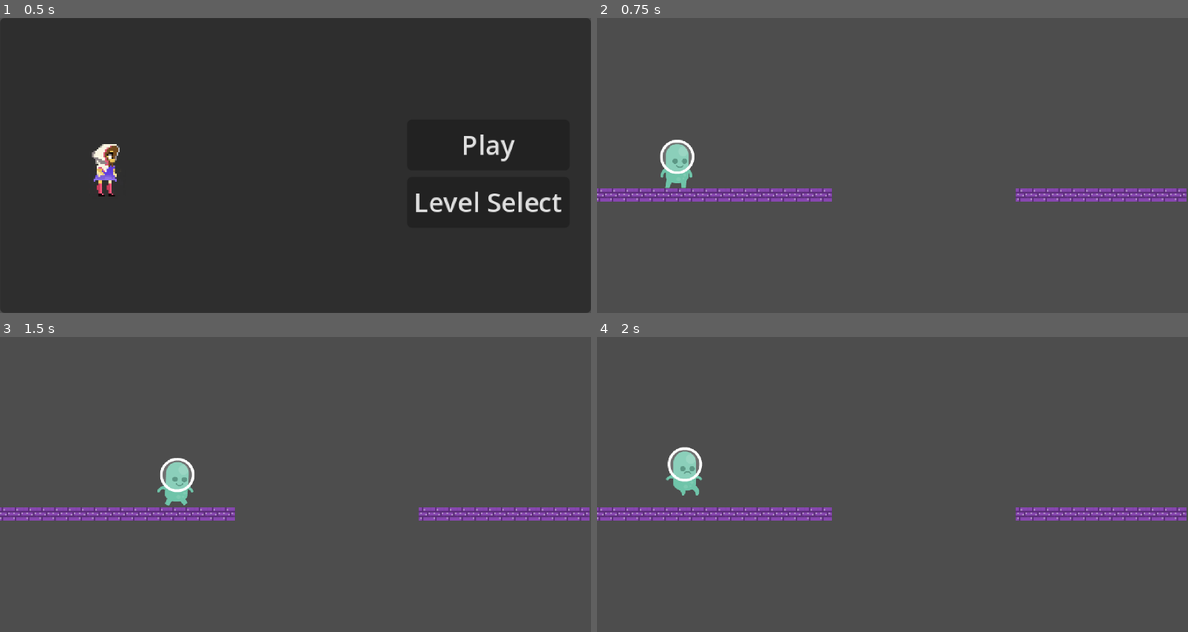
Above: before the commit, frames 1-4 (two rows, left to right).
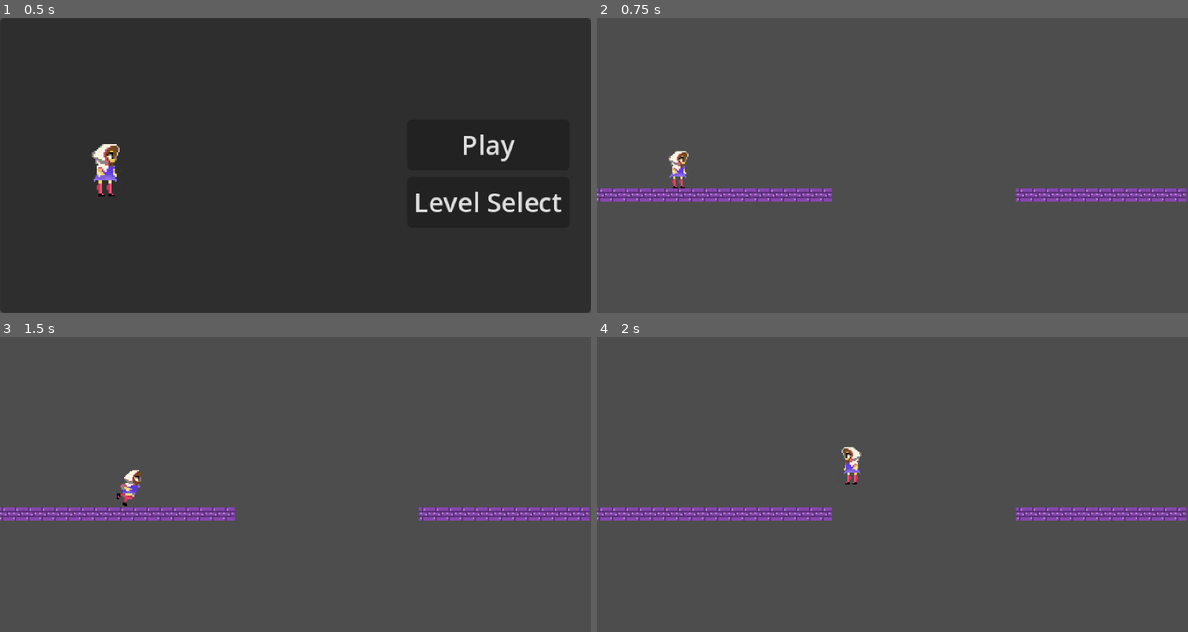
Above: after the commit, the same moments.

Repository: gunarp/gmtk-game-jam
Game: Godot game, scene res://Scenes/main.tscn
Same seed, same stepped clock (60 frames per second), same inputs: the game is played once before the commit and once after it.
Inputs:
- Up to frame 1 (0.5 s): no input
- Up to frame 2 (0.75 s): click "Play" at 0.5 s
- Up to frame 3 (1.5 s): hold D (move_right) from 1.28 s (still down); tap J (dash, bound only after the commit) at 1.35 s
- Up to frame 4 (2 s): keep holding D (move_right); tap Space (jump) at 1.52, 1.55, 1.82 s

Frame 1 is identical in both runs. In frame 2, 0.8% of the frame differs, in the area x 10-17%, y 41-58%; in frame 3, 1.0%, in the area x 19-33%, y 41-58%; in frame 4, 1.0%.

Commit message:
replace placehodler with playe rsprite

Diff:
--- a/Scenes/Levels/test_level_tiles.tscn
+++ b/Scenes/Levels/test_level_tiles.tscn
@@ -10,63 +10,3 @@
 
 [node name="Player" parent="." index="2"]
 position = Vector2(49, 81)
-
-[connection signal="body_entered" from="ForegroundLayer/DeathZone" to="ForegroundLayer/DeathZone" method="_on_body_entered"]
-[connection signal="body_entered" from="ForegroundLayer/@Area2D@273531" to="ForegroundLayer/@Area2D@273531" method="_on_body_entered"]
-[connection signal="body_entered" from="ForegroundLayer/@Area2D@273532" to="ForegroundLayer/@Area2D@273532" method="_on_body_entered"]
-[connection signal="body_entered" from="ForegroundLayer/@Area2D@273533" to="ForegroundLayer/@Area2D@273533" method="_on_body_entered"]
-[connection signal="body_entered" from="ForegroundLayer/@Area2D@273534" to="ForegroundLayer/@Area2D@273534" method="_on_body_entered"]
-[connection signal="body_entered" from="ForegroundLayer/@Area2D@273535" to="ForegroundLayer/@Area2D@273535" method="_on_body_entered"]
-[connection signal="body_entered" from="ForegroundLayer/@Area2D@273536" to="ForegroundLayer/@Area2D@273536" method="_on_body_entered"]
-[connection signal="body_entered" from="ForegroundLayer/@Area2D@273537" to="ForegroundLayer/@Area2D@273537" method="_on_body_entered"]
-[connection signal="body_entered" from="ForegroundLayer/@Area2D@273538" to="ForegroundLayer/@Area2D@273538" method="_on_body_entered"]
-[connection signal="body_entered" from="ForegroundLayer/@Area2D@273539" to="ForegroundLayer/@Area2D@273539" method="_on_body_entered"]
-[connection signal="body_entered" from="ForegroundLayer/@Area2D@273540" to="ForegroundLayer/@Area2D@273540" method="_on_body_entered"]
-[connection signal="body_entered" from="ForegroundLayer/@Area2D@273541" to="ForegroundLayer/@Area2D@273541" method="_on_body_entered"]
-[connection signal="body_entered" from="ForegroundLayer/@Area2D@273542" to="ForegroundLayer/@Area2D@273542" method="_on_body_entered"]
-[connection signal="body_entered" from="ForegroundLayer/@Area2D@273543" to="ForegroundLayer/@Area2D@273543" method="_on_body_entered"]
-[connection signal="body_entered" from="ForegroundLayer/@Area2D@273544" to="ForegroundLayer/@Area2D@273544" method="_on_body_entered"]
-[connection signal="body_entered" from="ForegroundLayer/@Area2D@273545" to="ForegroundLayer/@Area2D@273545" method="_on_body_entered"]
-[connection signal="body_entered" from="ForegroundLayer/@Area2D@273546" to="ForegroundLayer/@Area2D@273546" method="_on_body_entered"]
-[connection signal="body_entered" from="ForegroundLayer/@Area2D@273547" to="ForegroundLayer/@Area2D@273547" method="_on_body_entered"]
-[connection signal="body_entered" from="ForegroundLayer/@Area2D@273548" to="ForegroundLayer/@Area2D@273548" method="_on_body_entered"]
-[connection signal="body_entered" from="ForegroundLayer/@Area2D@273549" to="ForegroundLayer/@Area2D@273549" method="_on_body_entered"]
-[connection signal="body_entered" from="ForegroundLayer/@Area2D@273550" to="ForegroundLayer/@Area2D@273550" method="_on_body_entered"]
-[connection signal="body_entered" from="ForegroundLayer/@Area2D@273551" to="ForegroundLayer/@Area2D@273551" method="_on_body_entered"]
-[connection signal="body_entered" from="ForegroundLayer/@Area2D@273552" to="ForegroundLayer/@Area2D@273552" method="_on_body_entered"]
-[connection signal="body_entered" from="ForegroundLayer/@Area2D@273553" to="ForegroundLayer/@Area2D@273553" method="_on_body_entered"]
-[connection signal="body_entered" from="ForegroundLayer/@Area2D@273554" to="ForegroundLayer/@Area2D@273554" method="_on_body_entered"]
-[connection signal="body_entered" from="ForegroundLayer/@Area2D@273555" to="ForegroundLayer/@Area2D@273555" method="_on_body_entered"]
-[connection signal="body_entered" from="ForegroundLayer/@Area2D@273556" to="ForegroundLayer/@Area2D@273556" method="_on_body_entered"]
-[connection signal="body_entered" from="ForegroundLayer/@Area2D@273557" to="ForegroundLayer/@Area2D@273557" method="_on_body_entered"]
-[connection signal="body_entered" from="ForegroundLayer/@Area2D@273558" to="ForegroundLayer/@Area2D@273558" method="_on_body_entered"]
-[connection signal="body_entered" from="ForegroundLayer/@Area2D@273559" to="ForegroundLayer/@Area2D@273559" method="_on_body_entered"]
-[connection signal="body_entered" from="ForegroundLayer/@Area2D@273560" to="ForegroundLayer/@Area2D@273560" method="_on_body_entered"]
-[connection signal="body_entered" from="ForegroundLayer/@Area2D@273561" to="ForegroundLayer/@Area2D@273561" method="_on_body_entered"]
-[connection signal="body_entered" from="ForegroundLayer/@Area2D@273562" to="ForegroundLayer/@Area2D@273562" method="_on_body_entered"]
-[connection signal="body_entered" from="ForegroundLayer/@Area2D@273563" to="ForegroundLayer/@Area2D@273563" method="_on_body_entered"]
-[connection signal="body_entered" from="ForegroundLayer/@Area2D@273564" to="ForegroundLayer/@Area2D@273564" method="_on_body_entered"]
-[connection signal="body_entered" from="ForegroundLayer/@Area2D@273565" to="ForegroundLayer/@Area2D@273565" method="_on_body_entered"]
-[connection signal="body_entered" from="ForegroundLayer/@Area2D@273566" to="ForegroundLayer/@Area2D@273566" method="_on_body_entered"]
-[connection signal="body_entered" from="ForegroundLayer/@Area2D@273567" to="ForegroundLayer/@Area2D@273567" method="_on_body_entered"]
-[connection signal="body_entered" from="ForegroundLayer/@Area2D@273568" to="ForegroundLayer/@Area2D@273568" method="_on_body_entered"]
-[connection signal="body_entered" from="ForegroundLayer/@Area2D@273569" to="ForegroundLayer/@Area2D@273569" method="_on_body_entered"]
-[connection signal="body_entered" from="ForegroundLayer/@Area2D@273570" to="ForegroundLayer/@Area2D@273570" method="_on_body_entered"]
-[connection signal="body_entered" from="ForegroundLayer/@Area2D@273571" to="ForegroundLayer/@Area2D@273571" method="_on_body_entered"]
-[connection signal="body_entered" from="ForegroundLayer/@Area2D@273572" to="ForegroundLayer/@Area2D@273572" method="_on_body_entered"]
-[connection signal="body_entered" from="ForegroundLayer/@Area2D@273573" to="ForegroundLayer/@Area2D@273573" method="_on_body_entered"]
-[connection signal="body_entered" from="ForegroundLayer/@Area2D@273574" to="ForegroundLayer/@Area2D@273574" method="_on_body_entered"]
-[connection signal="body_entered" from="ForegroundLayer/@Area2D@273575" to="ForegroundLayer/@Area2D@273575" method="_on_body_entered"]
-[connection signal="body_entered" from="ForegroundLayer/@Area2D@273576" to="ForegroundLayer/@Area2D@273576" method="_on_body_entered"]
-[connection signal="body_entered" from="ForegroundLayer/@Area2D@273577" to="ForegroundLayer/@Area2D@273577" method="_on_body_entered"]
-[connection signal="body_entered" from="ForegroundLayer/@Area2D@273578" to="ForegroundLayer/@Area2D@273578" method="_on_body_entered"]
-[connection signal="body_entered" from="ForegroundLayer/@Area2D@273579" to="ForegroundLayer/@Area2D@273579" method="_on_body_entered"]
-[connection signal="body_entered" from="ForegroundLayer/@Area2D@273580" to="ForegroundLayer/@Area2D@273580" method="_on_body_entered"]
-[connection signal="body_entered" from="ForegroundLayer/@Area2D@273581" to="ForegroundLayer/@Area2D@273581" method="_on_body_entered"]
-[connection signal="body_entered" from="ForegroundLayer/@Area2D@273582" to="ForegroundLayer/@Area2D@273582" method="_on_body_entered"]
-[connection signal="body_entered" from="ForegroundLayer/@Area2D@273583" to="ForegroundLayer/@Area2D@273583" method="_on_body_entered"]
-[connection signal="body_entered" from="ForegroundLayer/@Area2D@273584" to="ForegroundLayer/@Area2D@273584" method="_on_body_entered"]
-[connection signal="body_entered" from="ForegroundLayer/@Area2D@273585" to="ForegroundLayer/@Area2D@273585" method="_on_body_entered"]
-[connection signal="body_entered" from="ForegroundLayer/@Area2D@273586" to="ForegroundLayer/@Area2D@273586" method="_on_body_entered"]
-[connection signal="body_entered" from="ForegroundLayer/@Area2D@273587" to="ForegroundLayer/@Area2D@273587" method="_on_body_entered"]
-[connection signal="body_entered" from="ForegroundLayer/@Area2D@273588" to="ForegroundLayer/@Area2D@273588" method="_on_body_entered"]
--- a/Scenes/Player/player.gd
+++ b/Scenes/Player/player.gd
@@ -6,8 +6,6 @@
 
 
 #Taken from Kids Can Code - https://kidscancode.org/godot_recipes/4.x/2d/platform_character/index.html
-
-# @onready var camera: Camera2D = $Camera2D
 
 @export_range(0.0, 1.0) var friction = 0.1
 @export_range(0.0, 1.0) var acceleration = 0.25
@@ -27,7 +25,6 @@
   super ()
   %CoyoteTimer.wait_time = coyote_frames / 60.
   %JumpBufferTimer.wait_time = jump_time_frames / 60.
-  # SceneTransition.target = self
 
 
 func handle_animation(_delta):
@@ -59,6 +56,7 @@
   # Handle Jump.
 
   handle_jump()
+  handle_dash()
 
   # Get the input direction and handle the movement/deceleration.
   var direction = Input.get_axis("move_left", "move_right")
@@ -79,6 +77,11 @@
     if coyote:
       coyote = false
 
+func handle_dash():
+  pass
+
+  # if Input.is_action_just_pressed("dash"):
+  #   var dash_dir = vector2()
 
 func handle_cols():
   super ()
--- a/Scenes/Player/player.tscn
+++ b/Scenes/Player/player.tscn
@@ -1,28 +1,30 @@
-[gd_scene load_steps=18 format=3 uid="uid://dk6a56e3n3mbc"]
+[gd_scene load_steps=17 format=3 uid="uid://dk6a56e3n3mbc"]
 
 [ext_resource type="PackedScene" uid="uid://cupi7qpibwqb1" path="res://Scenes/Virtual/actor.tscn" id="1_xtkr7"]
 [ext_resource type="Script" uid="uid://5igxx24o7jgk" path="res://Scenes/Player/player.gd" id="2_5gwpl"]
-[ext_resource type="Texture2D" uid="uid://c8dwd60f35vms" path="res://Assets/Player/old/p1_stand.png" id="3_bkssa"]
-[ext_resource type="Texture2D" uid="uid://btyqfdh3sw080" path="res://Assets/Player/old/p1_hurt.png" id="4_dxnfb"]
-[ext_resource type="Texture2D" uid="uid://kkorvrbhgs2j" path="res://Assets/Player/old/walk/p1_walk01.png" id="4_ov4l0"]
-[ext_resource type="Texture2D" uid="uid://bg7w40qiq40eh" path="res://Assets/Player/old/p1_jump.png" id="5_381ol"]
-[ext_resource type="Texture2D" uid="uid://bpuen0l3oje0j" path="res://Assets/Player/old/walk/p1_walk02.png" id="5_tiepq"]
-[ext_resource type="Texture2D" uid="uid://b324l45a1vn1a" path="res://Assets/Player/old/walk/p1_walk03.png" id="6_2mlv0"]
-[ext_resource type="Texture2D" uid="uid://ctxr2g4xkrq4m" path="res://Assets/Player/old/walk/p1_walk04.png" id="7_kjal2"]
-[ext_resource type="Texture2D" uid="uid://cku0flysvjd35" path="res://Assets/Player/old/walk/p1_walk05.png" id="8_l32pm"]
-[ext_resource type="Texture2D" uid="uid://fqc5ncpsbna4" path="res://Assets/Player/old/walk/p1_walk06.png" id="9_q2yl5"]
-[ext_resource type="Texture2D" uid="uid://tcapj3gl3trt" path="res://Assets/Player/old/walk/p1_walk07.png" id="10_cxfx5"]
-[ext_resource type="Texture2D" uid="uid://3k6xckrq1ddr" path="res://Assets/Player/old/walk/p1_walk10.png" id="11_djo24"]
-[ext_resource type="Texture2D" uid="uid://oskjfdq2ento" path="res://Assets/Player/old/walk/p1_walk11.png" id="12_xmdyi"]
+[ext_resource type="Texture2D" uid="uid://cf8k66156ylwv" path="res://Assets/Player/idle_right_1.png" id="3_r5xpd"]
+[ext_resource type="Texture2D" uid="uid://sxfqxicgxxcq" path="res://Assets/Player/idle_right_2.png" id="4_ks1b7"]
+[ext_resource type="Texture2D" uid="uid://bwodp4w6swaf4" path="res://Assets/Player/idle_left_1.png" id="5_qr1w5"]
+[ext_resource type="Texture2D" uid="uid://bum2d0x3d1akp" path="res://Assets/Player/walk_right_1.png" id="5_rqdc0"]
+[ext_resource type="Texture2D" uid="uid://bgywfdlk0ty1i" path="res://Assets/Player/walk_right_2.png" id="6_qr1w5"]
+[ext_resource type="Texture2D" uid="uid://bvc8x8i2wry2j" path="res://Assets/Player/walk_right_3.png" id="7_ythyg"]
+[ext_resource type="Texture2D" uid="uid://bbauacblqp7r4" path="res://Assets/Player/walk_right_4.png" id="8_bmb2s"]
+[ext_resource type="Texture2D" uid="uid://c5c1igig2kubn" path="res://Assets/Player/walk_right_5.png" id="9_ur3l4"]
+[ext_resource type="Texture2D" uid="uid://cofpubry5svqf" path="res://Assets/Player/walk_right_6.png" id="10_2ahak"]
+[ext_resource type="Texture2D" uid="uid://curlrogm0ctde" path="res://Assets/Player/walk_right_7.png" id="11_rukb4"]
+[ext_resource type="Texture2D" uid="uid://ldwi4qi3y8vl" path="res://Assets/Player/walk_right_8.png" id="12_4no11"]
 
 [sub_resource type="RectangleShape2D" id="RectangleShape2D_jbkd8"]
 size = Vector2(38, 73)
 
-[sub_resource type="SpriteFrames" id="SpriteFrames_dkb7f"]
+[sub_resource type="SpriteFrames" id="SpriteFrames_hnuln"]
 animations = [{
 "frames": [{
 "duration": 1.0,
-"texture": ExtResource("3_bkssa")
+"texture": ExtResource("3_r5xpd")
+}, {
+"duration": 1.0,
+"texture": ExtResource("4_ks1b7")
 }],
 "loop": true,
 "name": &"default",
@@ -30,7 +32,7 @@
 }, {
 "frames": [{
 "duration": 1.0,
-"texture": ExtResource("4_dxnfb")
+"texture": ExtResource("5_qr1w5")
 }],
 "loop": true,
 "name": &"fall",
@@ -38,7 +40,7 @@
 }, {
 "frames": [{
 "duration": 1.0,
-"texture": ExtResource("4_dxnfb")
+"texture": ExtResource("5_qr1w5")
 }],
 "loop": true,
 "name": &"hurt",
@@ -46,7 +48,7 @@
 }, {
 "frames": [{
 "duration": 1.0,
-"texture": ExtResource("5_381ol")
+"texture": ExtResource("5_qr1w5")
 }],
 "loop": true,
 "name": &"jump",
@@ -54,31 +56,28 @@
 }, {
 "frames": [{
 "duration": 1.0,
-"texture": ExtResource("4_ov4l0")
+"texture": ExtResource("5_rqdc0")
 }, {
 "duration": 1.0,
-"texture": ExtResource("5_tiepq")
+"texture": ExtResource("6_qr1w5")
 }, {
 "duration": 1.0,
-"texture": ExtResource("6_2mlv0")
+"texture": ExtResource("7_ythyg")
 }, {
 "duration": 1.0,
-"texture": ExtResource("7_kjal2")
+"texture": ExtResource("8_bmb2s")
 }, {
 "duration": 1.0,
-"texture": ExtResource("8_l32pm")
+"texture": ExtResource("9_ur3l4")
 }, {
 "duration": 1.0,
-"texture": ExtResource("9_q2yl5")
+"texture": ExtResource("10_2ahak")
 }, {
 "duration": 1.0,
-"texture": ExtResource("10_cxfx5")
+"texture": ExtResource("11_rukb4")
 }, {
 "duration": 1.0,
-"texture": ExtResource("11_djo24")
-}, {
-"duration": 1.0,
-"texture": ExtResource("12_xmdyi")
+"texture": ExtResource("12_4no11")
 }],
 "loop": true,
 "name": &"walk",
@@ -97,14 +96,20 @@
 jump_time_frames = 6
 friction = 0.428
 acceleration = 0.715
+speed = 150.0
+jump_height = 30.0
 
 [node name="CollisionShape2D" parent="." index="0"]
 position = Vector2(0, 9.5)
 shape = SubResource("RectangleShape2D_jbkd8")
 
 [node name="AnimatedSprite2D" type="AnimatedSprite2D" parent="." index="1"]
-sprite_frames = SubResource("SpriteFrames_dkb7f")
+position = Vector2(3.125, 9.375)
+scale = Vector2(2.21429, 2.21429)
+sprite_frames = SubResource("SpriteFrames_hnuln")
 animation = &"walk"
+frame = 6
+frame_progress = 0.119206
 
 [node name="Timers" type="Node" parent="." index="2"]
 
--- a/project.godot
+++ b/project.godot
@@ -34,7 +34,6 @@
 "deadzone": 0.5,
 "events": [Object(InputEventKey,"resource_local_to_scene":false,"resource_name":"","device":-1,"window_id":0,"alt_press …(191 unchanged characters)…
 , Object(InputEventJoypadMotion,"resource_local_to_scene":false,"resource_name":"","device":-1,"axis":0,"axis_value":-1.0,"script":null)
-, Object(InputEventKey,"resource_local_to_scene":false,"resource_name":"","device":-1,"window_id":0,"alt_pressed":false,"shift_pressed":false,"ctrl_pressed":false,"meta_pressed":false,"pressed":false,"keycode":0,"physical_keycode":4194319,"key_label":0,"unicode":0,"location":0,"echo":false,"script":null)
 ]
 }
 move_right={
@@ -54,6 +53,36 @@
 , Object(InputEventJoypadButton,"resource_local_to_scene":false,"resource_name":"","device":-1,"button_index":0,"pressure":0.0,"pressed":false,"script":null)
 ]
 }
+dash={
+"deadzone": 0.2,
+"events": [Object(InputEventKey,"resource_local_to_scene":false,"resource_name":"","device":-1,"window_id":0,"alt_pressed":false,"shift_pressed":false,"ctrl_pressed":false,"meta_pressed":false,"pressed":false,"keycode":0,"physical_keycode":74,"key_label":0,"unicode":106,"location":0,"echo":false,"script":null)
+]
+}
+down={
+"deadzone": 0.2,
+"events": [Object(InputEventKey,"resource_local_to_scene":false,"resource_name":"","device":-1,"window_id":0,"alt_pressed":false,"shift_pressed":false,"ctrl_pressed":false,"meta_pressed":false,"pressed":false,"keycode":0,"physical_keycode":87,"key_label":0,"unicode":119,"location":0,"echo":false,"script":null)
+]
+}
+up={
+"deadzone": 0.2,
+"events": [Object(InputEventKey,"resource_local_to_scene":false,"resource_name":"","device":-1,"window_id":0,"alt_pressed":false,"shift_pressed":false,"ctrl_pressed":false,"meta_pressed":false,"pressed":false,"keycode":0,"physical_keycode":83,"key_label":0,"unicode":115,"location":0,"echo":false,"script":null)
+]
+}
+scrub_back={
+"deadzone": 0.2,
+"events": [Object(InputEventKey,"resource_local_to_scene":false,"resource_name":"","device":-1,"window_id":0,"alt_pressed":false,"shift_pressed":false,"ctrl_pressed":false,"meta_pressed":false,"pressed":false,"keycode":0,"physical_keycode":74,"key_label":0,"unicode":106,"location":0,"echo":false,"script":null)
+]
+}
+scrub_forward={
+"deadzone": 0.2,
+"events": [Object(InputEventKey,"resource_local_to_scene":false,"resource_name":"","device":-1,"window_id":0,"alt_pressed":false,"shift_pressed":false,"ctrl_pressed":false,"meta_pressed":false,"pressed":false,"keycode":0,"physical_keycode":76,"key_label":0,"unicode":108,"location":0,"echo":false,"script":null)
+]
+}
+play_pause={
+"deadzone": 0.2,
+"events": [Object(InputEventKey,"resource_local_to_scene":false,"resource_name":"","device":-1,"window_id":0,"alt_pressed":false,"shift_pressed":false,"ctrl_pressed":false,"meta_pressed":false,"pressed":false,"keycode":0,"physical_keycode":75,"key_label":0,"unicode":107,"location":0,"echo":false,"script":null)
+]
+}
 
 [layer_names]
 
